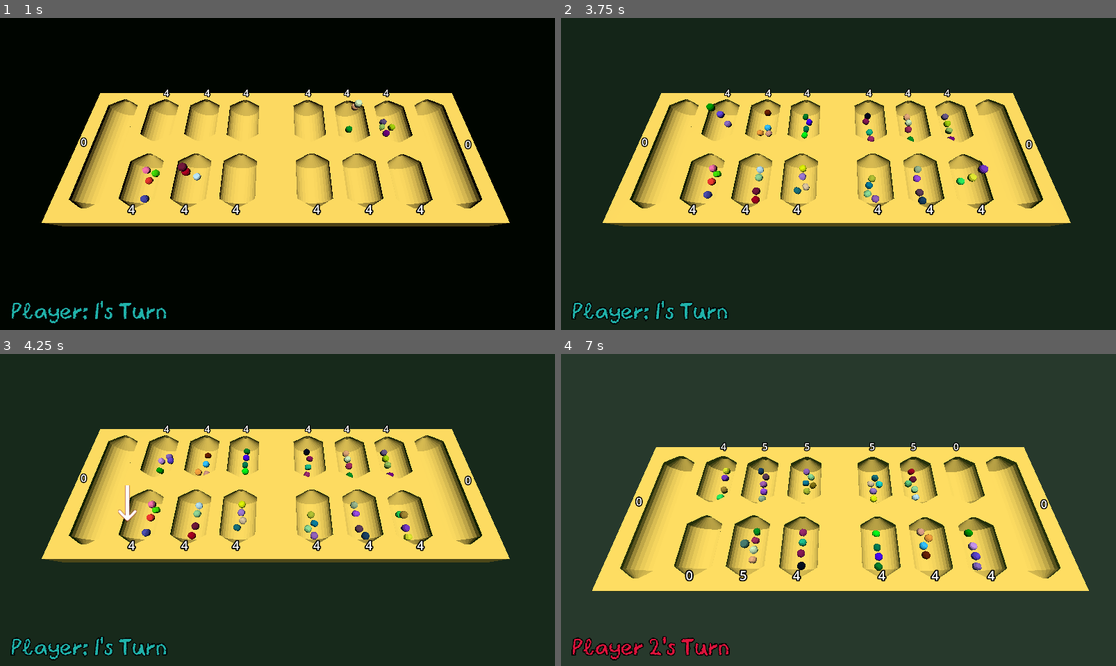
Above: before the commit, frames 1-4 (two rows, left to right).
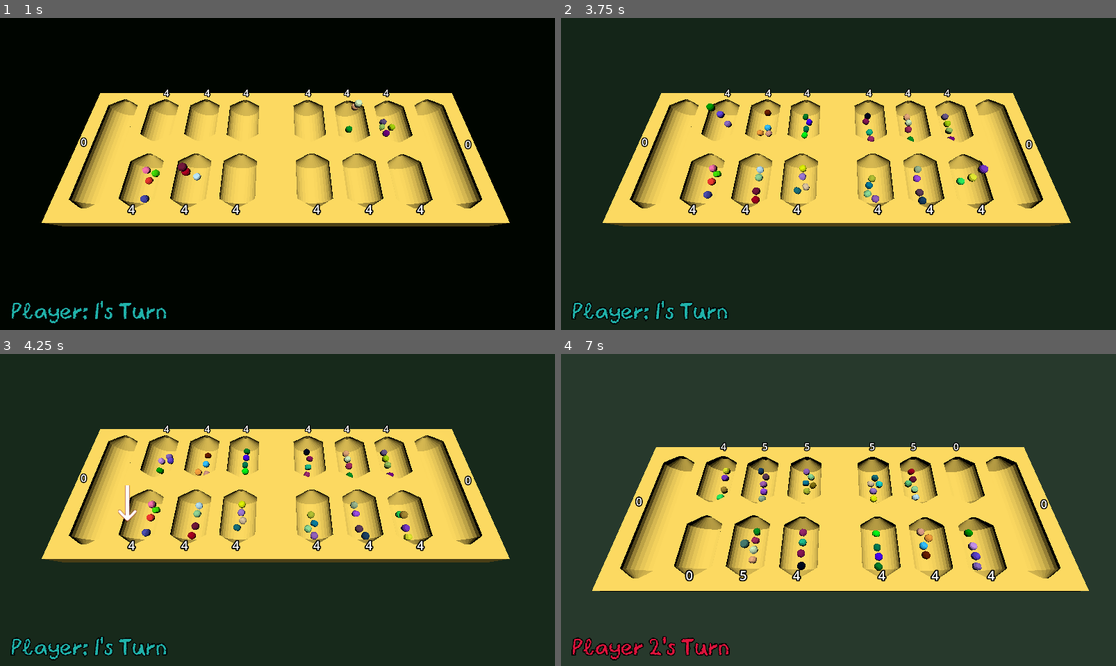
Above: after the commit, the same moments.

Repository: sym-z/3d-mancala
Game: Godot game, scene res://scenes/sample_scene.tscn
Two runs of this game, one before a commit and one after it. Both use one fixed random seed, a clock stepped at 60 frames per second and the inputs below.
Inputs:
- Up to frame 1 (1 s): hold Right (ui_right) from 0.53 s (still down); tap Space (ui_select) at 0.77 s
- Up to frame 2 (3.75 s): release Right (ui_right) at 1.28 s; hold Left (ui_left) 1.28-2.03 s; tap Space (ui_select) at 1.52, 3.02 s; hold Right (ui_right) 2.03-3.53 s; hold Left (ui_left) from 3.53 s (still down)
- Up to frame 3 (4.25 s): keep holding Left (ui_left); tap Space (ui_select) at 3.77 s
- Up to frame 4 (7 s): tap Space (ui_select) at 4.52, 6.02, 6.77 s; release Left (ui_left) at 5.78 s; hold Right (ui_right) from 5.78 s (still down)

Frame 1 is identical in both runs. In frame 2, 0.6% of the frame differs, in the area x 12-87%, y 26-62%; in frame 3, 0.6%; in frame 4, 1.5%, in the area x 7-94%, y 32-77%.

Commit message:
capture notif

Diff:
--- a/src/scenes/level_script.gd
+++ b/src/scenes/level_script.gd
@@ -33,6 +33,7 @@
 
 signal turn_change
 signal extra_turn
+signal capture
 
 @export_category("Game Modifiers")
 @export var spread_delay : float = 0.5
@@ -242,7 +243,6 @@
 	bank.bank_updated.emit()
 
 func capture_check(bank : Marker3D, index : int):
-	print("CALLED")
 	# Since function was called with await, these internal awaits for the placement will carry out before the function returns to caller
 	var opposite_bank : Marker3D
 	if curr_turn == TURN.ONE:
@@ -251,6 +251,7 @@
 		opposite_bank = p1_marker_banks[5-index]
 	# Transfer pieces
 	if opposite_bank.get_child_count() != 0:
+		capture.emit()
 		for piece in opposite_bank.get_children():
 			piece.call_deferred("queue_free")
 			opposite_bank.bank_updated.emit()
--- a/src/scenes/sample_scene.tscn
+++ b/src/scenes/sample_scene.tscn
@@ -10,6 +10,7 @@
 [ext_resource type="Script" uid="uid://di852yft7dld3" path="res://scripts/player_turn_label.gd" id="8_76x20"]
 [ext_resource type="FontFile" uid="uid://c4cxtyqn866dk" path="res://CrayonLibre-BLVel.otf" id="8_udu4s"]
 [ext_resource type="Script" uid="uid://cmeo1f1fxiya6" path="res://scripts/extra_turn_notif.gd" id="9_1o07t"]
+[ext_resource type="Script" uid="uid://b2apa38wplthk" path="res://scripts/capture_notif.gd" id="11_kg8jk"]
 
 [sub_resource type="CameraAttributesPractical" id="CameraAttributesPractical_0pueg"]
 
@@ -30,6 +31,9 @@
 background_mode = 2
 background_color = Color(0.2627451, 0, 0, 1)
 sky = SubResource("Sky_k603i")
+ambient_light_sky_contribution = 0.0
+ambient_light_energy = 0.0
+reflected_light_source = 1
 
 [node name="Sample Level" type="Node3D" unique_id=202412583 node_paths=PackedStringArray("p1_marker_banks", "p2_marker_banks", "p1_marker_home", "p2_marker_home", "arrow_pointer", "p1_cam", "p2_cam")]
 script = ExtResource("1_jddra")
@@ -242,3 +246,25 @@
 horizontal_alignment = 1
 script = ExtResource("9_1o07t")
 level = NodePath("../../..")
+
+[node name="Capture Notif" type="Label" parent="CanvasLayer/Control" unique_id=142970694 node_paths=PackedStringArray("level")]
+layout_mode = 1
+anchors_preset = 7
+anchor_left = 0.5
+anchor_top = 1.0
+anchor_right = 0.5
+anchor_bottom = 1.0
+offset_left = -198.5
+offset_top = -158.0
+offset_right = 198.5
+offset_bottom = -71.0
+grow_horizontal = 2
+grow_vertical = 0
+theme_override_colors/font_outline_color = Color(0, 0, 0, 1)
+theme_override_constants/outline_size = 8
+theme_override_fonts/font = ExtResource("8_udu4s")
+theme_override_font_sizes/font_size = 76
+text = "Capture!"
+horizontal_alignment = 1
+script = ExtResource("11_kg8jk")
+level = NodePath("../../..")
--- /dev/null
+++ b/src/scripts/capture_notif.gd
@@ -0,0 +1,13 @@
+extends Label
+
+@export var level : Node3D
+@export var view_duration : float = 3.0
+# Called when the node enters the scene tree for the first time.
+func _ready():
+	visible = false
+	level.connect("capture", reveal)
+
+func reveal():
+	visible = true
+	await get_tree().create_timer(view_duration).timeout
+	visible = false
Not shown, added: src/scripts/capture_notif.gd.uid
